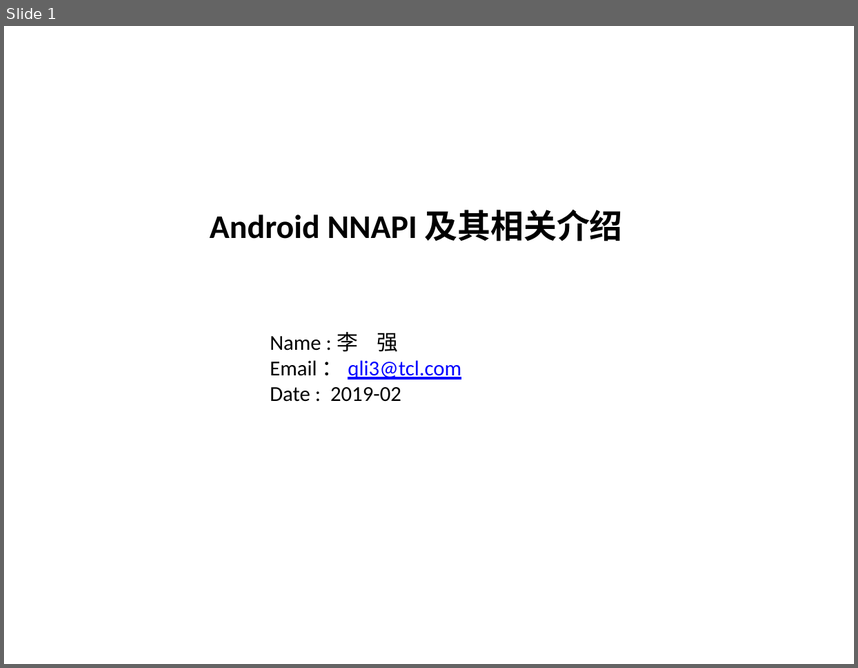
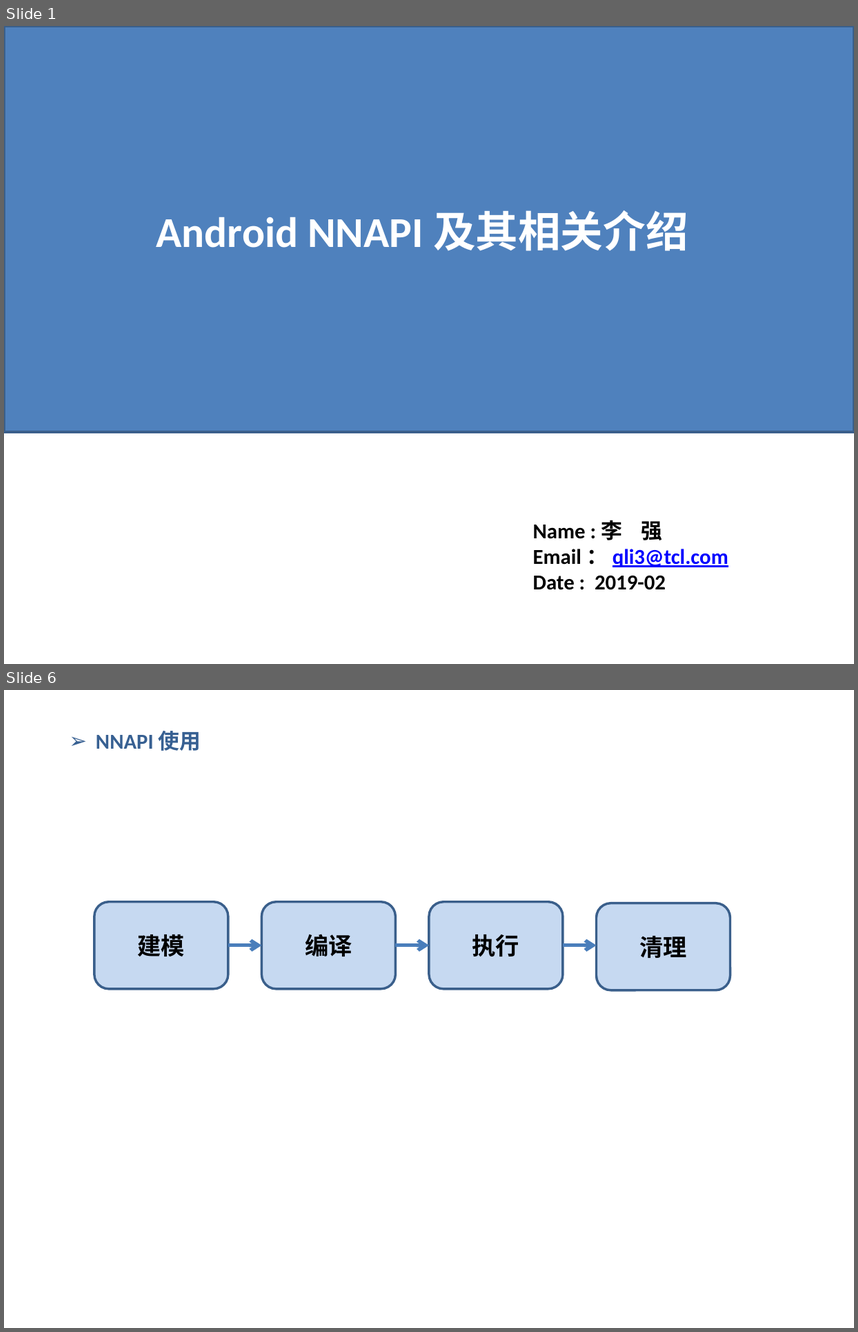
Before and after one commit to lqktz/document, a slide deck: temp/NNAPI.pptx. Shown one above the other, each under a label of ours: slide 1 before the commit, slides 1 and 6 after it; the slides between them are not shown. The pictures are 858x668 and 858x1332 pixels, drawn with LibreOffice and Linux fonts; fonts in the diff are those of the drawing. Boxes give left, top, right and bottom in pixels: in the first picture for what was removed or moved away, otherwise in the second. Text is boxed around its words. In the diff, an @@ line names an element or a change of style, - is before the commit and + after.

```diff
--- a/temp/NNAPI.pptx
+++ b/temp/NNAPI.pptx
@@ slide 6 added at <box>4,690,854,1328</box>, background #FFFFFF @@
@@ text added at <box>96,731,201,751</box>, 18 pt, text #376092, bold @@
+➢ NNAPI 使用
@@ rounded rectangle added at <box>94,902,228,988</box>, fill #C6D9F1, outline #3A5F8C 2 pt, 20 pt, text #000000, bold @@
+建模
@@ rounded rectangle added at <box>261,902,395,988</box>, fill #C6D9F1, outline #3A5F8C 2 pt, 20 pt, text #000000, bold @@
+编译
@@ rounded rectangle added at <box>429,902,562,988</box>, fill #C6D9F1, outline #3A5F8C 2 pt, 20 pt, text #000000, bold @@
+执行
@@ rounded rectangle added at <box>597,903,730,990</box>, fill #C6D9F1, outline #3A5F8C 2 pt, 20 pt, text #000000, bold @@
+清理
@@ arrow added from (228, 945) to (261, 945), #4B7EBC 3 pt @@
@@ arrow added from (396, 945) to (429, 945), #4B7EBC 3 pt @@
@@ arrow added from (562, 945) to (597, 945), #4B7EBC 3 pt @@
@@ slide 1 changed as well @@
@@ rectangle added at <box>4,26,854,432</box>, fill #4F81BD, outline #3A5F8C 2 pt @@
@@ text "Android NNAPI 及其相关介绍": place and size @@
-text "Android NNAPI 及其相关介绍" at <box>210,210,623,241</box>
+text "Android NNAPI 及其相关介绍" at <box>156,210,688,251</box>
@@ text "Android NNAPI 及其相关介绍" at <box>156,210,688,251</box>: size 28 to 36 pt, text colour #000000 to #FFFFFF @@
@@ text "Name : 李 强 Email ...": place and size @@
-text "Name : 李 强 Email ..." at <box>270,332,461,401</box>
+text "Name : 李 强 Email ..." at <box>533,519,728,590</box>
@@ text "Name : 李 强 Email ..." at <box>533,519,728,590</box>: bold on @@
```
Also in this commit, not shown: 24 other slides added, 1 slide removed.
